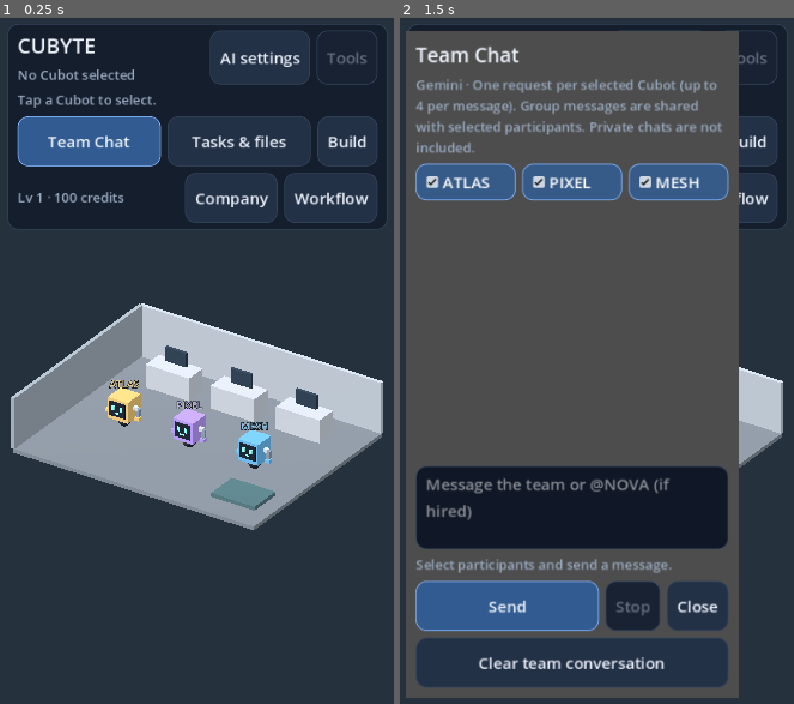
Above: before the commit, frames 1-2 (left to right).
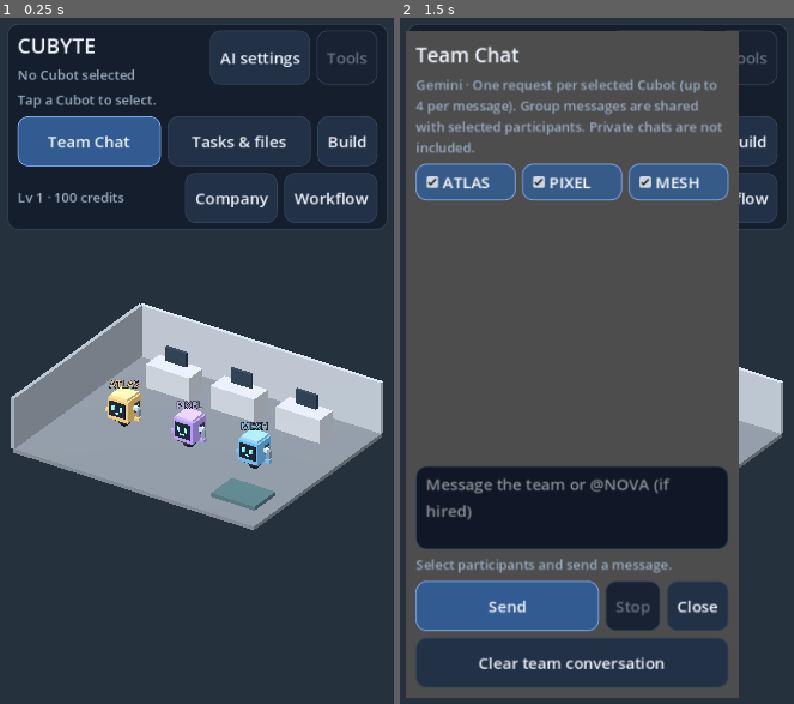
Above: after the commit, the same moments.

Repository: joparoxxx/VOXHAVEN
Game: Godot game, scene res://scenes/office.tscn
Two runs of this game, one before a commit and one after it. Both use one fixed random seed, a clock stepped at 60 frames per second and the inputs below.
Inputs:
- Up to frame 1 (0.25 s): no input
- Up to frame 2 (1.5 s): click "Team Chat" at 0.5 s; click "Tasks & files" at 1.25 s

The runs differ from the first frame. In frame 1, 0.3% of the frame differs, in the area x 28-69%, y 53-66%; in frame 2, nothing differs.

Commit message:
feat(office): procedural robot details, social greetings, decoration layouts and task audio [skip ci]

Diff:
--- a/game/scenes/office.gd
+++ b/game/scenes/office.gd
@@ -83,6 +83,15 @@
 var ambient_wait := 5.0
 var ambient_cursor := 0
 var face_update_wait := 0.0
+var ambient_enabled := true
+var sound_enabled := true
+var sound_player: AudioStreamPlayer
+var tones := {}
+var decoration_slot := 0
+var idle_check: CheckBox
+var sound_check: CheckBox
+var interaction_until := 0.0
+var interaction_ids: Array[int] = []
 const Snapshot = preload("res://core/snapshot_store.gd")
 var layout_store = Snapshot.new("user://cubyte/office", "layout.json")
 var build_dialog: Window
@@ -103,6 +112,7 @@
 	engine.set_permission_checker(Callable(roster, "can_use"))
 	_build_office()
 	_build_ui()
+	_init_audio()
 	engine.task_changed.connect(_on_task_changed)
 	if not engine.is_ready() or not roster.is_ready():
 		status.text = "Local storage unavailable. Tasks disabled."
@@ -215,6 +225,13 @@
 	robot.add_child(roller)
 	wheels.append(roller)
 	robot_bodies.append(_box(robot, Vector3(0.82, 0.82, 0.82), Vector3(0, 0.79, 0), color))
+	_box(robot, Vector3(0.7, 0.09, 0.7), Vector3(0, 1.245, 0), color.lightened(0.25))
+	_box(robot, Vector3(0.62, 0.10, 0.62), Vector3(0, 0.34, 0), Color("#263544"))
+	for side in [-1, 1]:
+		_box(robot, Vector3(0.035, 0.35, 0.26), Vector3(side * 0.43, 0.82, -0.14), Color("#304154"))
+		for slit in range(3):
+			_box(robot, Vector3(0.038, 0.025, 0.17), Vector3(side * 0.45, 0.72 + slit * 0.075, -0.14), Color("#8ba9b6"))
+	_box(robot, Vector3(0.14, 0.12, 0.06), Vector3(-0.22, 1.08, -0.43), Color("#a7e7cb"))
 	_box(robot, Vector3(0.65, 0.56, 0.04), Vector3(0, 0.82, 0.43), Color("#101b29"))
 	var pair: Array[MeshInstance3D] = []
 	for side in [-1, 1]:
@@ -555,6 +572,8 @@
 			face_states[i] = "idle"
 			face_until[i] = 0.0
 		var state: String = face_states[i]
+		if face_clock < interaction_until and i in interaction_ids and state == "idle":
+			state = "greeting"
 		if i == selected or state != "idle":
 			last_active[i] = face_clock
 		elif face_clock - last_active[i] > 60.0:
@@ -578,6 +597,9 @@
 			color = Color("#ff7777")
 		elif state == "sleeping":
 			scale_y = 0.12
+		elif state == "greeting":
+			scale_y = 0.55
+			color = Color("#f5d998")
 		for eye in eyes[i]:
 			eye.scale.y = scale_y
 			eye.material_override.albedo_color = color
@@ -597,6 +619,7 @@
 	if worker >= 0 and task["status"] in ["succeeded", "failed", "cancelled", "interrupted"]:
 		face_states[worker] = "success" if task["status"] == "succeeded" else ("idle" if task["status"] == "cancelled" else "error")
 		face_until[worker] = face_clock + 3.0
+		_play_tone("success" if task["status"] == "succeeded" else ("cancel" if task["status"] == "cancelled" else "error"))
 	if task["status"] == "succeeded":
 		status.text += "\n" + str(task["artifact"])
 		if task["tool"] == "png":
@@ -957,6 +980,11 @@
 		assigned.append(int(stations[i]))
 		if not colors[i] is String or not Color.html_is_valid(colors[i]):
 			return
+	var variant_slot: Variant = raw.get("decor_slot", 0)
+	if (variant_slot is int or variant_slot is float) and int(variant_slot) in [0, 1]:
+		decoration_slot = int(variant_slot)
+	ambient_enabled = raw.get("ambient", true) == true
+	sound_enabled = raw.get("sound", true) == true
 	for i in range(3):
 		desks[i].position.z = float(offsets[i])
 		workstation_ids[i] = assigned[i]
@@ -968,7 +996,7 @@
 	for i in range(3):
 		offsets.append(desks[i].position.z)
 		colors.append(robot_bodies[i].material_override.albedo_color.to_html(false))
-	return layout_store.write("layout", JSON.stringify({"version": 1, "desks": offsets, "stations": workstation_ids.slice(0, 3), "colors": colors}))
+	return layout_store.write("layout", JSON.stringify({"version": 1, "desks": offsets, "stations": workstation_ids.slice(0, 3), "colors": colors, "decor_slot": decoration_slot, "ambient": ambient_enabled, "sound": sound_enabled}))
 
 func _build_layout_dialog() -> void:
 	build_dialog = Window.new()
@@ -1000,6 +1028,17 @@
 	column.add_child(color_picker)
 	robot_picker.item_selected.connect(_layout_robot_selected)
 	column.add_child(UI.button("Apply robot color", _apply_robot_color))
+	column.add_child(UI.button("Swap wall decoration layout", _swap_decorations))
+	idle_check = CheckBox.new()
+	idle_check.text = "Autonomous robot patrols"
+	idle_check.button_pressed = ambient_enabled
+	idle_check.toggled.connect(_set_ambient)
+	column.add_child(idle_check)
+	sound_check = CheckBox.new()
+	sound_check.text = "Task sound effects"
+	sound_check.button_pressed = sound_enabled
+	sound_check.toggled.connect(_set_sound)
+	column.add_child(sound_check)
 	column.add_child(UI.button("Zoom in", func(): office_camera.size = maxf(6.0, office_camera.size - 1.5)))
 	column.add_child(UI.button("Zoom out", func(): office_camera.size = minf(18.0, office_camera.size + 1.5)))
 	column.add_child(UI.button("Reset camera", func(): _reset_camera()))
@@ -1164,16 +1203,28 @@
 		decorations.remove_child(child)
 		child.queue_free()
 	var upgrades: Array = company.snapshot()["upgrades"]
+	var plant_x := -4.3 if decoration_slot == 0 else 4.3
+	var lamp_x := -plant_x
 	if "plant" in upgrades:
-		_box(decorations, Vector3(0.45, 0.45, 0.45), Vector3(-4.3, 0.225, -3.35), Color("#ad7952"))
-		_box(decorations, Vector3(0.65, 0.65, 0.65), Vector3(-4.3, 0.75, -3.35), Color("#468b58"))
+		_box(decorations, Vector3(0.45, 0.45, 0.45), Vector3(plant_x, 0.225, -3.35), Color("#ad7952"))
+		_box(decorations, Vector3(0.65, 0.65, 0.65), Vector3(plant_x, 0.75, -3.35), Color("#468b58"))
 	if "lounge" in upgrades:
 		_box(decorations, Vector3(1.2, 0.4, 0.8), Vector3(3.5, 0.35, 2.4), Color("#527d82"))
 		_box(decorations, Vector3(1.2, 0.65, 0.18), Vector3(3.5, 0.65, 2.75), Color("#36585d"))
 	if "lamp" in upgrades:
-		_box(decorations, Vector3(0.2, 0.2, 0.2), Vector3(4.3, 0.1, -3.3), Color("#586475"))
-		_box(decorations, Vector3(0.08, 1.5, 0.08), Vector3(4.3, 0.85, -3.3), Color("#738297"))
-		_box(decorations, Vector3(0.4, 0.18, 0.4), Vector3(4.3, 1.7, -3.3), Color("#f5d998"))
+		_box(decorations, Vector3(0.2, 0.2, 0.2), Vector3(lamp_x, 0.1, -3.3), Color("#586475"))
+		_box(decorations, Vector3(0.08, 1.5, 0.08), Vector3(lamp_x, 0.85, -3.3), Color("#738297"))
+		_box(decorations, Vector3(0.4, 0.18, 0.4), Vector3(lamp_x, 1.7, -3.3), Color("#f5d998"))
+	if "bookshelf" in upgrades:
+		_box(decorations, Vector3(0.25, 1.5, 1.25), Vector3(-4.75, 0.75, -0.5), Color("#66574e"))
+		for row in range(3):
+			_box(decorations, Vector3(0.28, 0.055, 1.2), Vector3(-4.61, 0.25 + row * 0.45, -0.5), Color("#d1a97d"))
+			for book in range(4):
+				_box(decorations, Vector3(0.16, 0.32, 0.19), Vector3(-4.57, 0.42 + row * 0.45, -0.92 + book * 0.23), Color.from_hsv(float(book + row) / 7.0, 0.45, 0.75))
+	if "whiteboard" in upgrades:
+		_box(decorations, Vector3(2.2, 0.75, 0.06), Vector3(0, 1.47, -3.89), Color("#e5edef"))
+		for line in range(3):
+			_box(decorations, Vector3(1.25 - line * 0.15, 0.035, 0.015), Vector3(-0.15, 1.68 - line * 0.17, -3.85), Color("#6d8e99"))
 
 func _show_workflow_builder() -> void:
 	if not busy and not ai_console.online_busy:
@@ -1206,11 +1257,13 @@
 	return false
 
 func _update_ambient(delta: float) -> void:
-	if _modal_open():
+	if not ambient_enabled or _modal_open():
 		_stop_ambient()
 		return
 	if ambient_robot >= 0:
 		if ambient_robot == selected or ambient_route.is_empty():
+			if ambient_route.is_empty() and ambient_robot != selected:
+				_greet_nearby(ambient_robot)
 			_stop_ambient()
 			return
 		var robot := robots[ambient_robot]
@@ -1244,3 +1297,61 @@
 		if ambient_route.size() > 1:
 			ambient_robot = i
 			return
+
+
+func _greet_nearby(index: int) -> void:
+	for i in range(robots.size()):
+		if i != index and robots[i].visible and robots[i].position.distance_to(robots[index].position) < 2.0:
+			interaction_ids = [index, i]
+			interaction_until = face_clock + 2.0
+			last_active[index] = face_clock
+			last_active[i] = face_clock
+			return
+
+func _swap_decorations() -> void:
+	var old := decoration_slot
+	decoration_slot = 1 - decoration_slot
+	if not _save_layout():
+		decoration_slot = old
+		layout_status.text = "Could not save decoration layout."
+		return
+	_refresh_decorations()
+	layout_status.text = "Wall decorations rearranged."
+
+func _set_ambient(value: bool) -> void:
+	var old := ambient_enabled
+	ambient_enabled = value
+	if not _save_layout():
+		ambient_enabled = old
+		idle_check.set_pressed_no_signal(old)
+	_stop_ambient()
+
+func _set_sound(value: bool) -> void:
+	var old := sound_enabled
+	sound_enabled = value
+	if not _save_layout():
+		sound_enabled = old
+		sound_check.set_pressed_no_signal(old)
+
+func _init_audio() -> void:
+	sound_player = AudioStreamPlayer.new()
+	sound_player.volume_db = -18.0
+	add_child(sound_player)
+	for entry in [["success", 660.0], ["error", 180.0], ["cancel", 330.0]]:
+		var wav := AudioStreamWAV.new()
+		wav.format = AudioStreamWAV.FORMAT_16_BITS
+		wav.mix_rate = 22050
+		var samples := PackedByteArray()
+		var count := 3307
+		samples.resize(count * 2)
+		for i in range(count):
+			var fade := minf(1.0, float(i) / 220.0) * (1.0 - float(i) / float(count))
+			var value := int(sin(TAU * float(entry[1]) * float(i) / 22050.0) * fade * 10000.0)
+			samples.encode_s16(i * 2, value)
+		wav.data = samples
+		tones[entry[0]] = wav
+
+func _play_tone(id: String) -> void:
+	if sound_enabled and is_instance_valid(sound_player) and tones.has(id):
+		sound_player.stream = tones[id]
+		sound_player.play()
